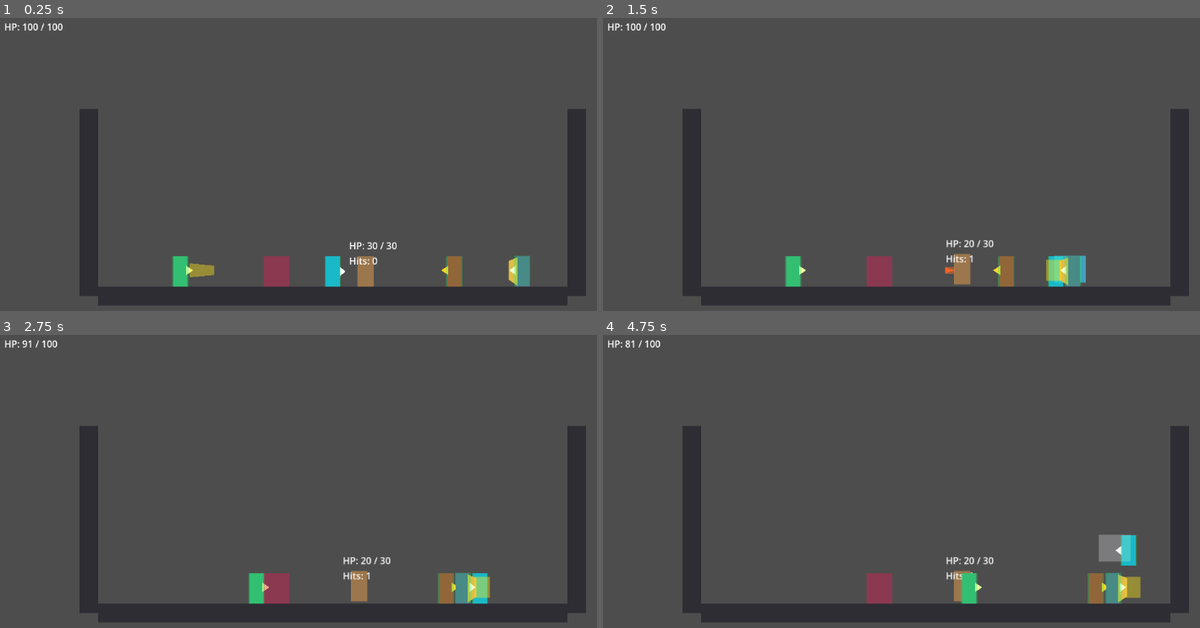
Above: before the commit, frames 1-4 (two rows, left to right).
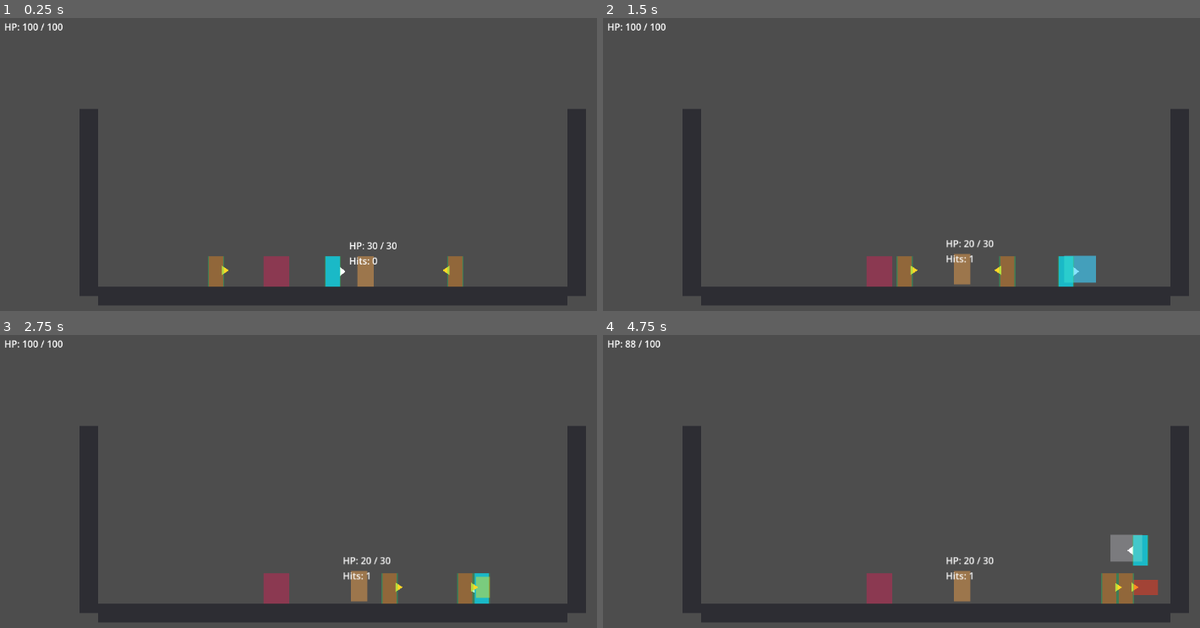
Above: after the commit, the same moments.

Repository: viennguyen2412/stick-rush-last-floor
Game: Godot game, scene res://scenes/levels/DebugArena.tscn
Same seed, same stepped clock (60 frames per second), same inputs: the game is played once before the commit and once after it.
Inputs:
- Up to frame 1 (0.25 s): no input
- Up to frame 2 (1.5 s): hold D (move_right) from 0.53 s (still down); tap J (attack) at 0.6 s; tap Space (jump_dash) at 0.77 s; tap L (dodge_parry) at 1.35 s
- Up to frame 3 (2.75 s): tap Space (jump_dash) at 1.52 s; release D (move_right) at 2.03 s; hold A (move_left) from 2.03 s (still down); tap J (attack) at 2.1 s
- Up to frame 4 (4.75 s): release A (move_left) at 2.78 s; hold D (move_right) 2.78-4.28 s; tap L (dodge_parry) at 2.85, 4.35 s; tap Space (jump_dash) at 3.02, 3.77, 4.52 s; tap J (attack) at 3.6 s; hold A (move_left) from 4.28 s (still down)

The runs differ from the first frame. In frame 1, 1.2% of the frame differs, in the area x 28-89%, y 81-92%; in frame 2, 1.5%; in frame 3, 1.4%; in frame 4, 2.0%, in the area x 4-94%, y 1-92%.

Commit message:
Add wave-based enemy spawning to debug arena

Diff:
--- a/scenes/levels/DebugArena.tscn
+++ b/scenes/levels/DebugArena.tscn
@@ -9,6 +9,9 @@
 [ext_resource type="PackedScene" path="res://scenes/enemies/Grunt.tscn" id="7_grunt"]
 [ext_resource type="PackedScene" path="res://scenes/enemies/RangedEnemy.tscn" id="8_ranged_enemy"]
 [ext_resource type="PackedScene" path="res://scenes/enemies/ShieldEnemy.tscn" id="9_shield_enemy"]
+[ext_resource type="Script" path="res://scripts/enemies/enemy_spawner.gd" id="10_enemy_spawner"]
+[ext_resource type="Script" path="res://scripts/core/wave_manager.gd" id="11_wave_manager"]
+[ext_resource type="Script" path="res://scripts/data/wave_data.gd" id="12_wave_data"]
 
 [sub_resource type="RectangleShape2D" id="RectangleShape2D_floor"]
 size = Vector2(800, 32)
@@ -16,10 +19,35 @@
 [sub_resource type="RectangleShape2D" id="RectangleShape2D_wall"]
 size = Vector2(32, 320)
 
+[sub_resource type="Resource" id="Resource_wave_1"]
+script = ExtResource("12_wave_data")
+enemy_scene = ExtResource("7_grunt")
+count = 2
+spawn_points = Array[NodePath]([NodePath("../SpawnPoints/RightClose"), NodePath("../SpawnPoints/LeftClose")])
+
+[sub_resource type="Resource" id="Resource_wave_2"]
+script = ExtResource("12_wave_data")
+enemy_scene = ExtResource("8_ranged_enemy")
+count = 2
+spawn_points = Array[NodePath]([NodePath("../SpawnPoints/LeftFar"), NodePath("../SpawnPoints/RightFar")])
+
+[sub_resource type="Resource" id="Resource_wave_3"]
+script = ExtResource("12_wave_data")
+enemy_scene = ExtResource("9_shield_enemy")
+count = 1
+spawn_points = Array[NodePath]([NodePath("../SpawnPoints/RightFar")])
+
 [node name="DebugArena" type="Node2D" unique_id=521699019]
 
 [node name="HitstopManager" type="Node" parent="."]
 script = ExtResource("5_hitstop_manager")
+
+[node name="EnemySpawner" type="Node2D" parent="."]
+script = ExtResource("10_enemy_spawner")
+
+[node name="WaveManager" type="Node" parent="."]
+script = ExtResource("11_wave_manager")
+waves = Array[Resource]([SubResource("Resource_wave_1"), SubResource("Resource_wave_2"), SubResource("Resource_wave_3")])
 
 [node name="Floor" type="StaticBody2D" parent="." unique_id=74871838]
 position = Vector2(0, 300)
@@ -60,14 +88,19 @@
 [node name="EnemyDebugTarget" parent="." instance=ExtResource("2_debug_hit_target")]
 position = Vector2(56, 284)
 
-[node name="Grunt" parent="." instance=ExtResource("7_grunt")]
+[node name="SpawnPoints" type="Node2D" parent="."]
+
+[node name="LeftClose" type="Marker2D" parent="SpawnPoints"]
+position = Vector2(-220, 284)
+
+[node name="RightClose" type="Marker2D" parent="SpawnPoints"]
 position = Vector2(230, 284)
 
-[node name="RangedEnemy" parent="." instance=ExtResource("8_ranged_enemy")]
-position = Vector2(-260, 284)
+[node name="LeftFar" type="Marker2D" parent="SpawnPoints"]
+position = Vector2(-300, 284)
 
-[node name="ShieldEnemy" parent="." instance=ExtResource("9_shield_enemy")]
-position = Vector2(340, 284)
+[node name="RightFar" type="Marker2D" parent="SpawnPoints"]
+position = Vector2(320, 284)
 
 [node name="PlayerDamageZone" parent="." instance=ExtResource("4_debug_damage_zone")]
 position = Vector2(-96, 258)
--- /dev/null
+++ b/scripts/core/wave_manager.gd
@@ -0,0 +1,129 @@
+class_name WaveManager
+extends Node
+
+
+signal wave_started(wave_index: int)
+signal wave_cleared(wave_index: int)
+signal room_cleared
+
+
+@export var waves: Array[Resource] = []
+@export var spawner_path: NodePath = ^"../EnemySpawner"
+@export var enemy_parent_path: NodePath = ^".."
+@export var autostart: bool = true
+
+var _spawner: EnemySpawner
+var _enemy_parent: Node
+var _alive_enemies: Array[Node] = []
+var _current_wave_index: int = -1
+var _is_running: bool = false
+var _is_room_cleared: bool = false
+
+
+func _ready() -> void:
+	_spawner = get_node_or_null(spawner_path) as EnemySpawner
+	_enemy_parent = get_node_or_null(enemy_parent_path)
+
+	if autostart:
+		call_deferred("start")
+
+
+func start() -> void:
+	if _is_running:
+		return
+
+	_is_running = true
+	_is_room_cleared = false
+	_current_wave_index = -1
+	_alive_enemies.clear()
+	_start_next_wave()
+
+
+func _start_next_wave() -> void:
+	_current_wave_index += 1
+	if _current_wave_index >= waves.size():
+		_finish_room()
+		return
+
+	var wave: WaveData = waves[_current_wave_index] as WaveData
+	if wave == null:
+		_complete_current_wave()
+		return
+
+	wave_started.emit(_current_wave_index)
+	_spawn_wave(wave)
+
+	if _alive_enemies.is_empty():
+		_complete_current_wave()
+
+
+func _spawn_wave(wave: WaveData) -> void:
+	var spawn_count: int = maxi(wave.count, 0)
+	for spawn_index: int in range(spawn_count):
+		var spawn_point: Node2D = _get_spawn_point(wave, spawn_index)
+		var enemy: Node2D = _spawn_enemy(wave.enemy_scene, spawn_point)
+		_track_enemy(enemy)
+
+
+func _spawn_enemy(enemy_scene: PackedScene, spawn_point: Node2D) -> Node2D:
+	if _spawner != null:
+		return _spawner.spawn_enemy(enemy_scene, spawn_point, _enemy_parent)
+
+	if enemy_scene == null or _enemy_parent == null:
+		return null
+
+	var enemy: Node2D = enemy_scene.instantiate() as Node2D
+	if enemy == null:
+		return null
+
+	_enemy_parent.add_child(enemy)
+	if spawn_point != null:
+		enemy.global_position = spawn_point.global_position
+	return enemy
+
+
+func _track_enemy(enemy: Node) -> void:
+	if enemy == null:
+		return
+
+	var enemy_base: EnemyBase = enemy as EnemyBase
+	if enemy_base != null:
+		_alive_enemies.append(enemy_base)
+		enemy_base.died.connect(_on_enemy_died.bind(enemy_base))
+		return
+
+	var health: HealthComponent = enemy.get_node_or_null("Health") as HealthComponent
+	if health != null:
+		_alive_enemies.append(enemy)
+		health.died.connect(_on_enemy_died.bind(enemy))
+
+
+func _get_spawn_point(wave: WaveData, spawn_index: int) -> Node2D:
+	if wave.spawn_points.is_empty():
+		return null
+
+	var spawn_path: NodePath = wave.spawn_points[spawn_index % wave.spawn_points.size()]
+	return get_node_or_null(spawn_path) as Node2D
+
+
+func _on_enemy_died(enemy: Node) -> void:
+	if not _alive_enemies.has(enemy):
+		return
+
+	_alive_enemies.erase(enemy)
+	if _alive_enemies.is_empty():
+		_complete_current_wave()
+
+
+func _complete_current_wave() -> void:
+	wave_cleared.emit(_current_wave_index)
+	_start_next_wave()
+
+
+func _finish_room() -> void:
+	if _is_room_cleared:
+		return
+
+	_is_room_cleared = true
+	_is_running = false
+	room_cleared.emit()
--- a/scripts/data/wave_data.gd
+++ b/scripts/data/wave_data.gd
@@ -2,5 +2,6 @@
 extends Resource
 
 
-func _init() -> void:
-	pass
+@export var enemy_scene: PackedScene
+@export_range(0, 32, 1) var count: int = 1
+@export var spawn_points: Array[NodePath] = []
--- a/scripts/enemies/enemy_spawner.gd
+++ b/scripts/enemies/enemy_spawner.gd
@@ -1,6 +1,40 @@
 class_name EnemySpawner
-extends Node
+extends Node2D
+
+
+@export var default_parent_path: NodePath = ^".."
+
+var _default_parent: Node
 
 
 func _ready() -> void:
-	pass
+	_default_parent = get_node_or_null(default_parent_path)
+
+
+func spawn_enemy(enemy_scene: PackedScene, spawn_point: Node2D, parent: Node = null) -> Node2D:
+	var spawn_position: Vector2 = global_position
+	if spawn_point != null:
+		spawn_position = spawn_point.global_position
+
+	return spawn_enemy_at(enemy_scene, spawn_position, parent)
+
+
+func spawn_enemy_at(enemy_scene: PackedScene, spawn_position: Vector2, parent: Node = null) -> Node2D:
+	if enemy_scene == null:
+		return null
+
+	var enemy: Node2D = enemy_scene.instantiate() as Node2D
+	if enemy == null:
+		return null
+
+	var spawn_parent: Node = parent
+	if spawn_parent == null:
+		spawn_parent = _default_parent
+	if spawn_parent == null:
+		spawn_parent = get_parent()
+	if spawn_parent == null:
+		return null
+
+	spawn_parent.add_child(enemy)
+	enemy.global_position = spawn_position
+	return enemy
Not shown: 1 places in scenes/levels/DebugArena.tscn that only renumber resources
Not shown, added: scripts/core/wave_manager.gd.uid
